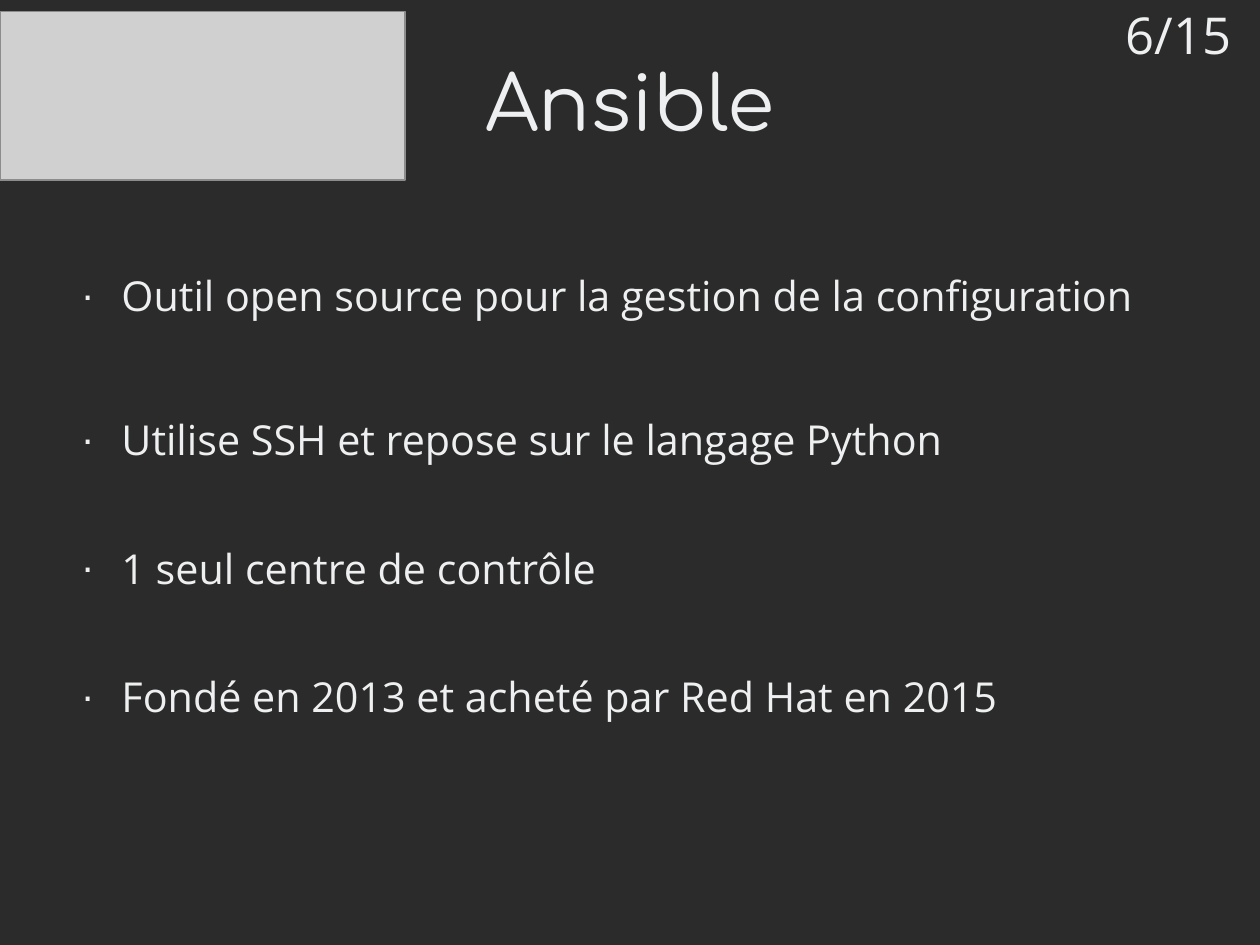
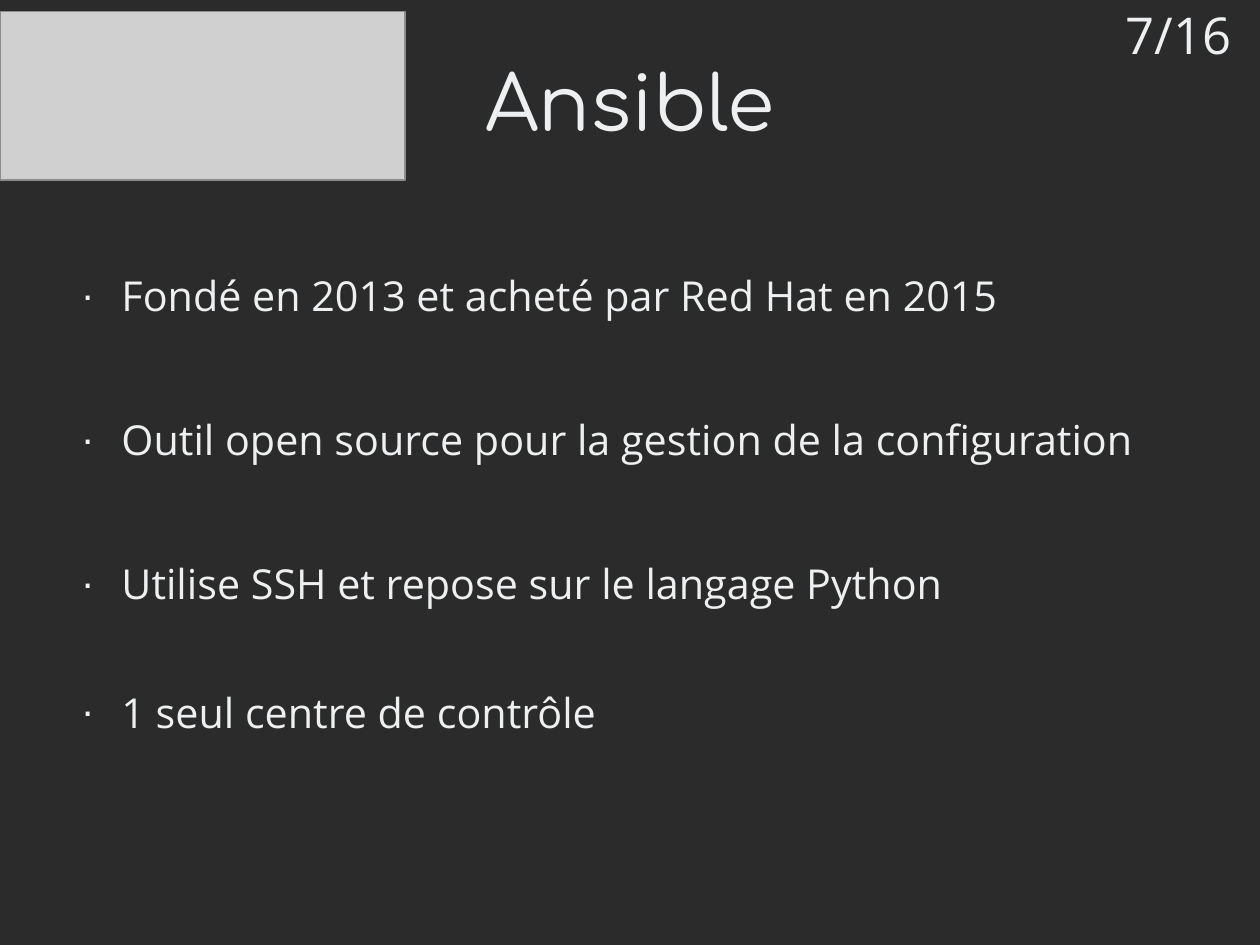
Before and after one commit to mrwormo/rapport_de_stage, a slide deck: slide 7 of files/prez.odp (slide 6 before the commit). Drawn at 1260x945 pixels with LibreOffice and Linux fonts; fonts in the diff are those of the drawing; grey boxes stand for pictures; background and template pictures are left out; a plain dark background stands for a picture behind light text. Boxes give left, top, right and bottom in pixels: in the first picture for what was removed or moved away, otherwise in the second. Text is boxed around its words. In the diff, an @@ line names an element or a change of style, - is before the commit and + after.

```diff
--- a/files/prez.odp
+++ b/files/prez.odp
@@ text at bbox=[1126, 17, 1232, 55]: text changed @@
-6/15
+7/16
@@ text at bbox=[121, 279, 997, 321]: paragraph added @@
+· Fondé en 2013 et acheté par Red Hat en 2015
@@ text at bbox=[121, 680, 997, 722]: paragraph removed @@
-· Fondé en 2013 et acheté par Red Hat en 2015
```
Also in this commit, not shown: 10 other slides changed, 4 slides added, 3 slides removed, 1 other file.
